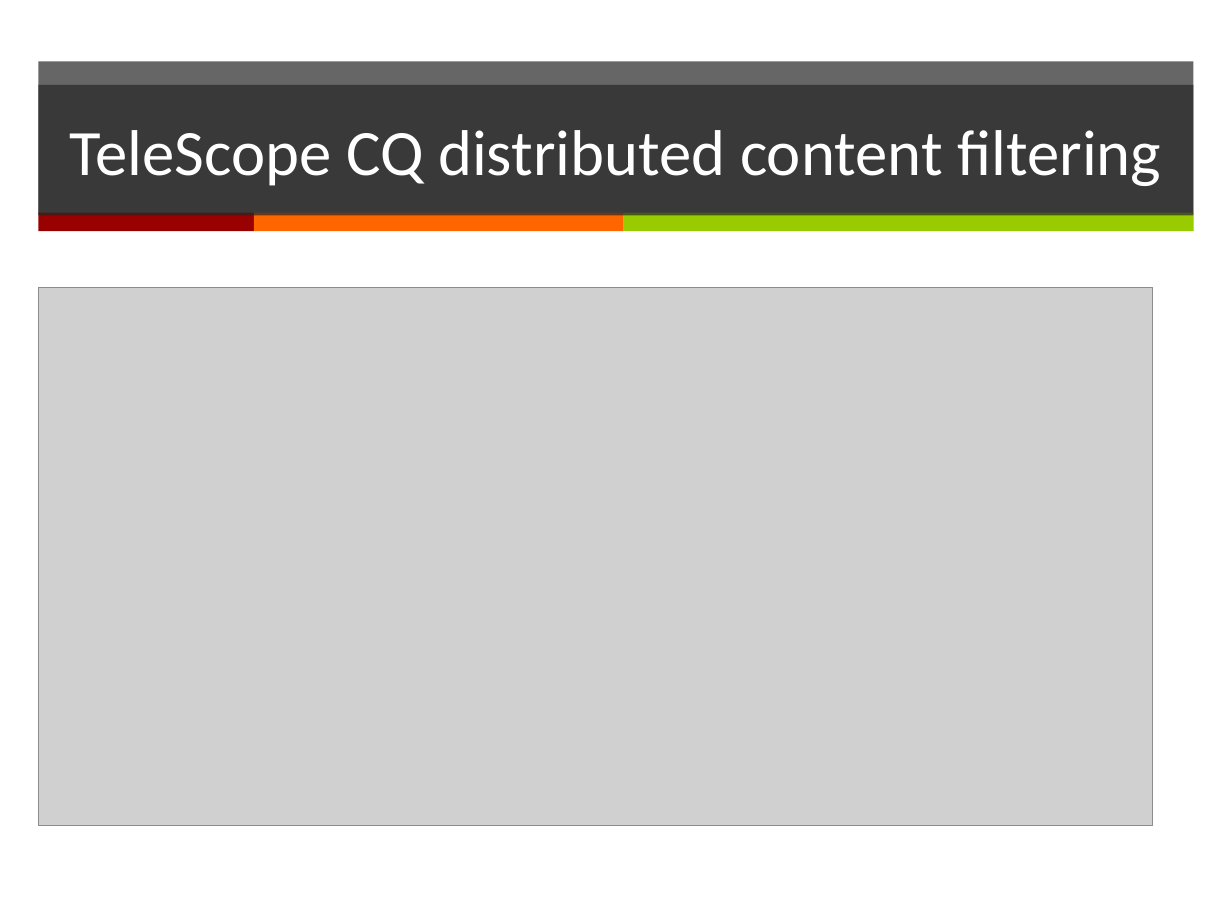
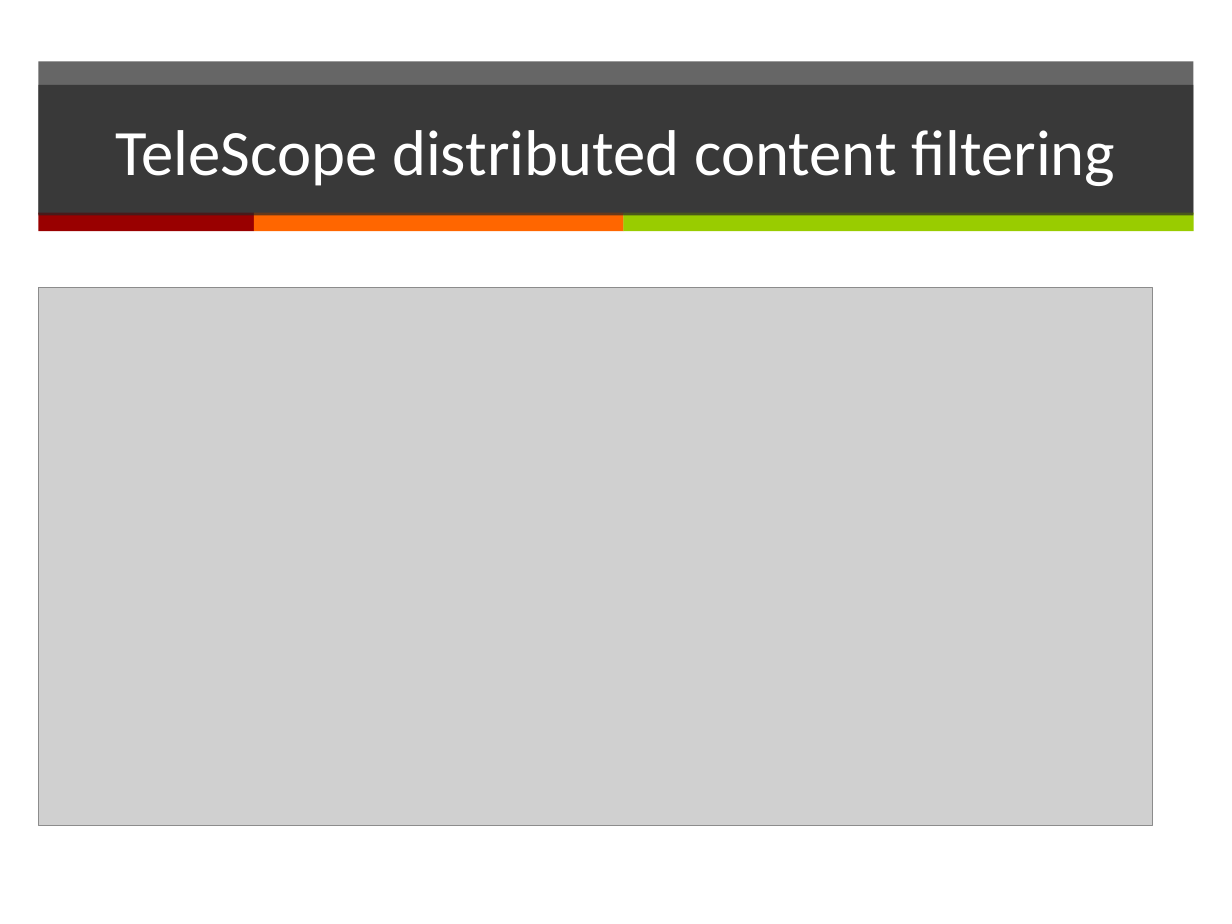
Before and after one commit to kirillbelyaev/telescope, a slide deck: slide 26 of doc/TeleScope.pptx. Drawn at 1232x924 pixels with LibreOffice and Linux fonts; fonts in the diff are those of the drawing; grey boxes stand for pictures. Boxes give left, top, right and bottom in pixels: in the first picture for what was removed or moved away, otherwise in the second. Text is boxed around its words. In the diff, an @@ line names an element or a change of style, - is before the commit and + after.

```diff
--- a/doc/TeleScope.pptx
+++ b/doc/TeleScope.pptx
@@ title at [116, 130, 1115, 186]: text changed @@
-TeleScope CQ distributed content filtering
+TeleScope distributed content filtering
```
Also in this commit, not shown: 12 other slides changed.
